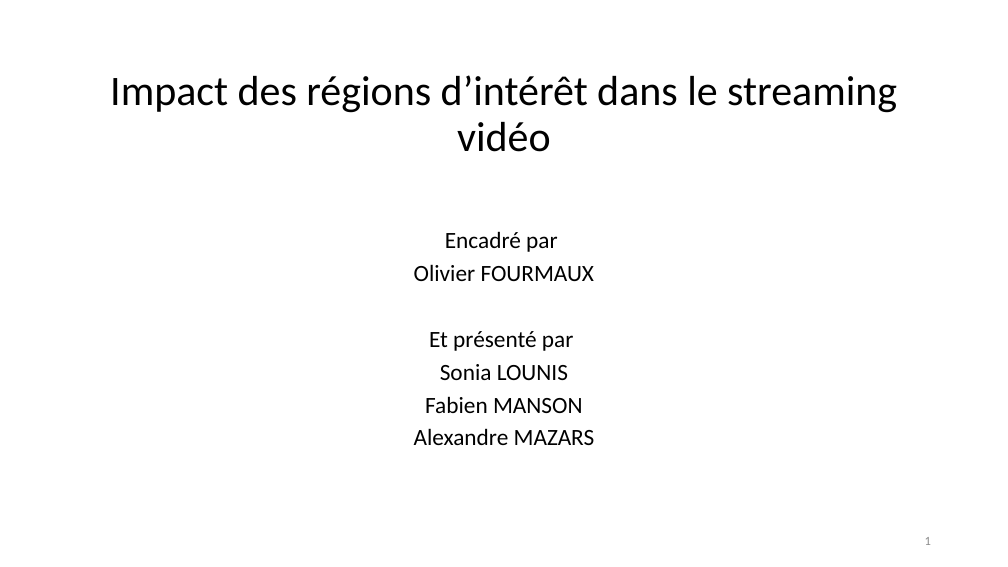
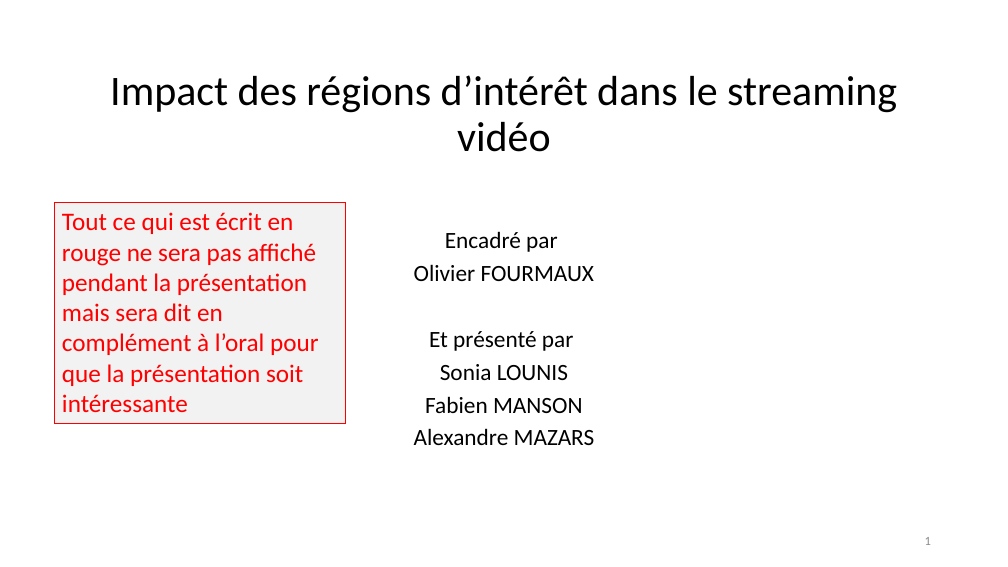
Before and after one commit to FabienMnsn/PRES2, a slide deck: slide 1 of Slides/PRES2019-Projet14-OlivierFourmaux-ROIStreamingImapct-soutenance.pptx. Drawn at 1008x567 pixels with LibreOffice and Linux fonts; fonts in the diff are those of the drawing. Boxes give left, top, right and bottom in pixels: in the first picture for what was removed or moved away, otherwise in the second. Text is boxed around its words. In the diff, an @@ line names an element or a change of style, - is before the commit and + after.

```diff
--- a/Slides/PRES2019-Projet14-OlivierFourmaux-ROIStreamingImapct-soutenance.pptx
+++ b/Slides/PRES2019-Projet14-OlivierFourmaux-ROIStreamingImapct-soutenance.pptx
@@ rectangle added at (x1=54, y1=202, x2=346, y2=423), fill #F2F2F2, outline #FF0000 0.75 pt, 24 pt, text #FF0000 @@
+Tout ce qui est écrit en rouge ne sera pas affiché pendant la présentation mais sera dit en complément à l’oral pour que la présentation soit intéressante
```
Also in this commit, not shown: 12 other slides changed, 1 other file.
